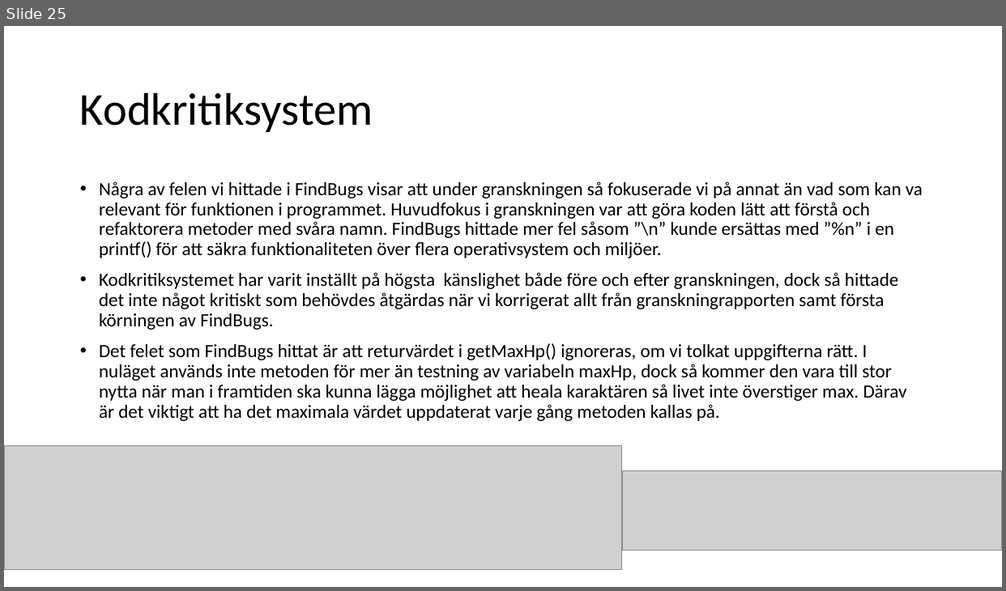
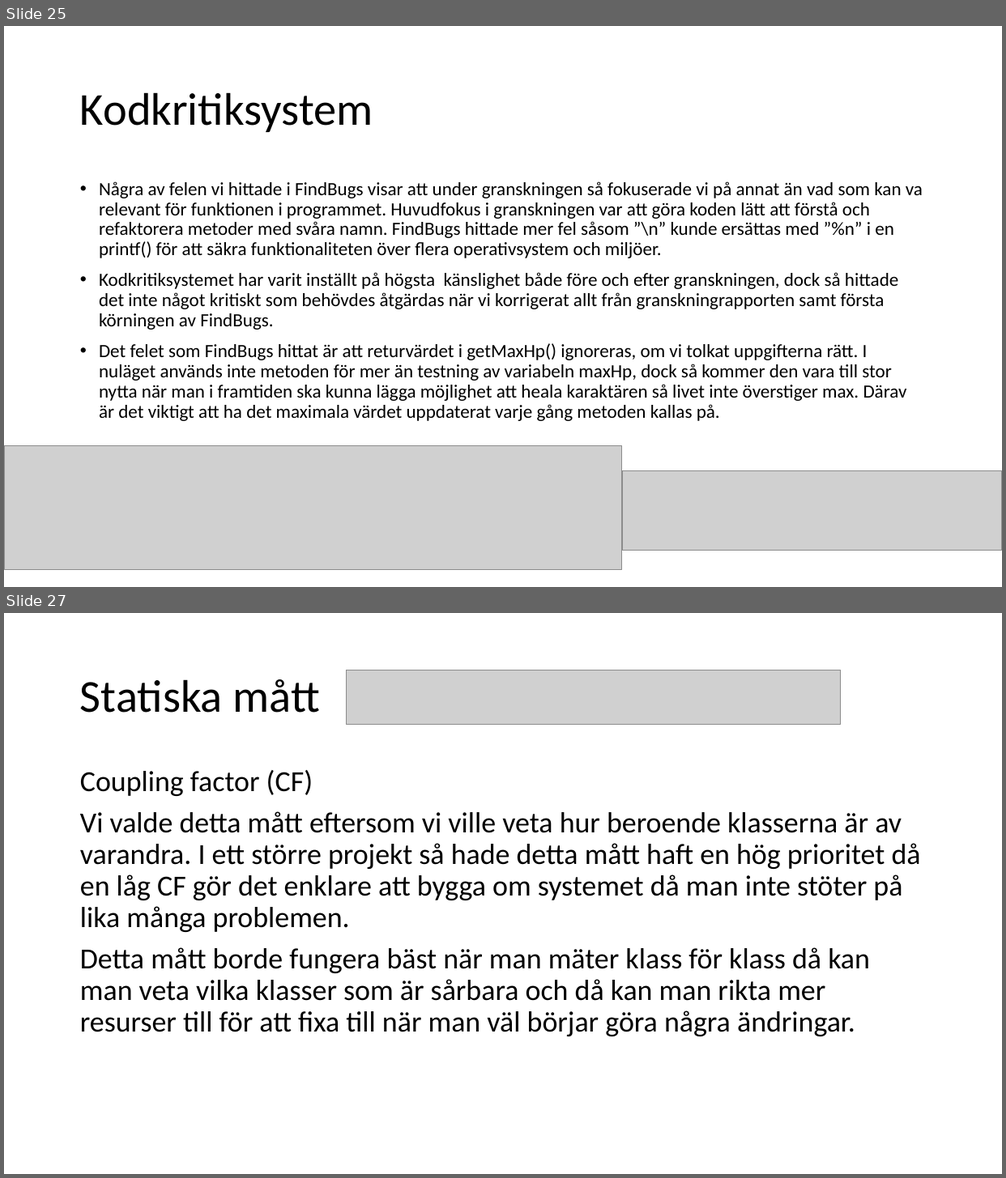
Before and after one commit to fyrtio2/projektINTE, a slide deck: 01 Dokumentation/slutredovisning.pptx. Shown one above the other, each under a label of ours: slide 25 before the commit, slides 25 and 27 after it; the slides between them are not shown. The pictures are 1006x591 and 1006x1178 pixels, drawn with LibreOffice and Linux fonts; fonts in the diff are those of the drawing; grey boxes stand for pictures. Boxes give left, top, right and bottom in pixels: in the first picture for what was removed or moved away, otherwise in the second. Text is boxed around its words. In the diff, an @@ line names an element or a change of style, - is before the commit and + after.

Commit message:
Metrics tillagd i PP
Har lagt till metrics i powerpoint presentationen, har även återställt en äldre version av Game.java så att profilern kan testas.

```diff
--- a/01 Dokumentation/slutredovisning.pptx
+++ b/01 Dokumentation/slutredovisning.pptx
@@ slide 27 added at (x1=4, y1=613, x2=1002, y2=1174), background #FFFFFF @@
@@ title added at (x1=80, y1=679, x2=320, y2=713), 44 pt, text #000000 @@
+Statiska mått
@@ picture added at (x1=347, y1=670, x2=841, y2=725) @@
@@ text added at (x1=80, y1=770, x2=921, y2=1037), 28 pt, text #000000 @@
+Coupling factor (CF)
+Vi valde detta mått eftersom vi ville veta hur beroende klasserna är av varandra. I ett större projekt så hade detta mått haft en hög prioritet då en låg CF gör det enklare att bygga om systemet då man inte stöter på lika många problemen.
+Detta mått borde fungera bäst när man mäter klass för klass då kan man veta vilka klasser som är sårbara och då kan man rikta mer resurser till för att fixa till när man väl börjar göra några ändringar.
```
Also in this commit, not shown: 3 other slides added, 1 slide removed, 3 other files.
